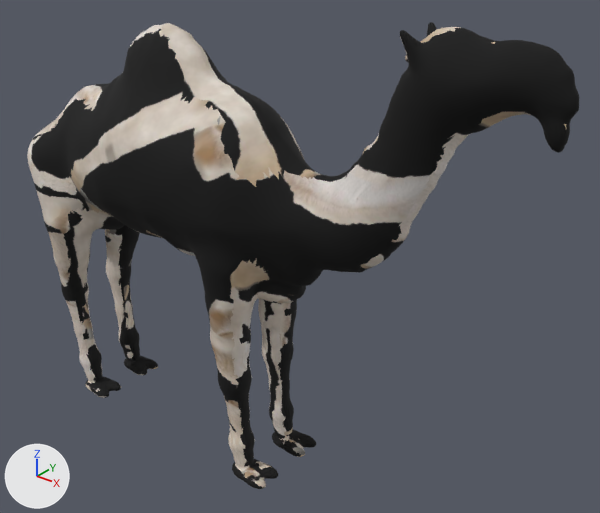
Renders of the glTF model assets_src/camels/camel_wodh_female.glb from each side of a commit.
The view is the same before and after, from a 50 mm lens placed at (2.25, -2.5, 2.73), pointed at (0.15, 0.13, 1.09). Arrows for +X, +Y and +Z are at lower left; the lights stay in place. The first picture is the older version. Vertices at exactly the same position are counted once.

The scene before the commit, as lines of its bpy script (objects in view):
```python
me_camel = bpy.data.meshes.new('Camel')
me_camel.from_pydata(...)  # 20002 vertices, 40000 faces; spans x -1.41..1.36, y -0.36..0.36, z 0.0..2.21
me_camel.materials.append(mat_camelcoat)
ob_camel = bpy.data.objects.new('Camel', me_camel)
ob_camel.location = (0.0, 0.0, 0.0)
```
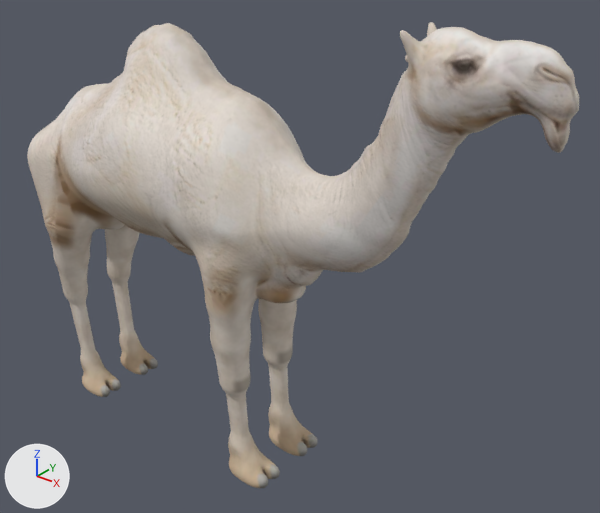
Changed parts and their boxes (x1, y1, x2, y2) in the pictures (600 x 513 px; the box of a moved part takes in the faces that stretch with it):
'Camel', reshaped: before (27, 22, 579, 489); after (27, 22, 579, 488)
part 1 of me_camel, moved or reshaped: before (31, 32, 543, 489); after (31, 32, 543, 488)
part 2 of me_camel, surface changed (black to grey): (27, 22, 579, 426) in both

The change, as a diff of the scene's bpy script:
```diff
--- a/assets_src/camels/camel_wodh_female.glb.py
+++ b/assets_src/camels/camel_wodh_female.glb.py
@@ me_camel @@
 me_camel.from_pydata(...)  # 20002 vertices, 40000 faces; spans x -1.41..1.36, y -0.36..0.36, z 0.0..2.21
 # used by ob_camel; location = (0.0, 0.0, 0.0)
+# me_camel part 1: 314 vertices moved within x -1.35..0.78, y -0.32..0.26, z 0.0..2.14; 4718 vertices removed from x -1.4..1.33, y -0.31..0.35, z 0.0..2.18; 4718 vertices added at x -1.4..1.34, y -0.32..0.35, z 0.0..2.18
+# me_camel part 2: 28324 kept faces spanning x -1.41..1.36, y -0.36..0.36, z 0.01..2.21 get new texture (UV) coordinates
 me_camel.materials.append(mat_camelcoat)
```
